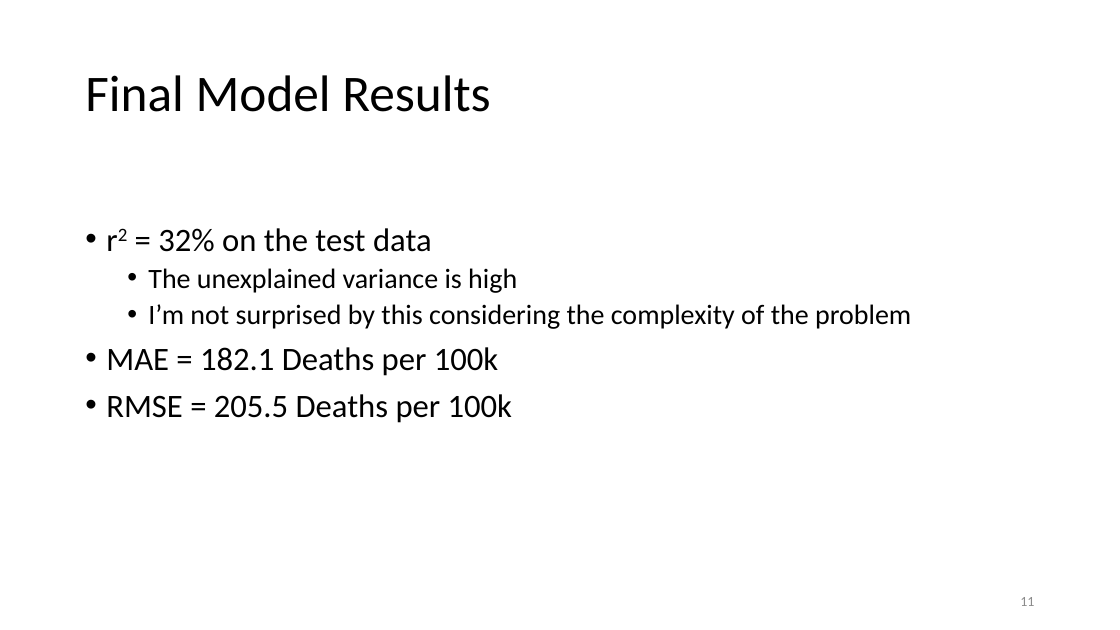
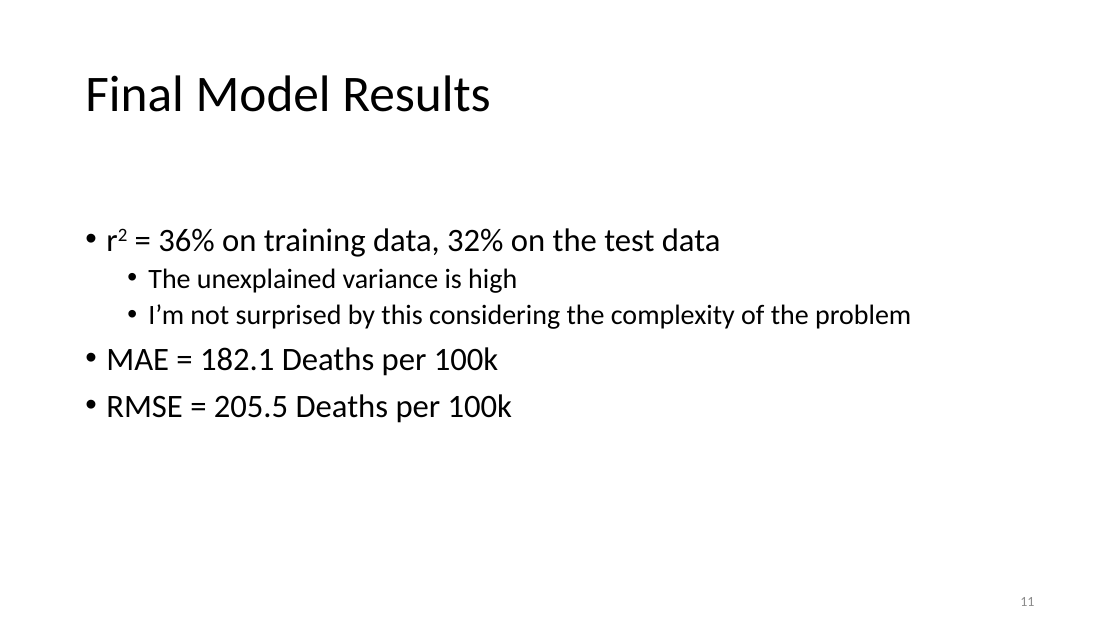
Before and after one commit to nkinnaird/CountyCovidIndexing, a slide deck: slide 11 of Presentation/CovidProjectPresentation.pptx. Drawn at 1120x630 pixels with LibreOffice and Linux fonts; fonts in the diff are those of the drawing. Boxes give left, top, right and bottom in pixels: in the first picture for what was removed or moved away, otherwise in the second. Text is boxed around its words. In the diff, an @@ line names an element or a change of style, - is before the commit and + after.

```diff
--- a/Presentation/CovidProjectPresentation.pptx
+++ b/Presentation/CovidProjectPresentation.pptx
@@ text at (158, 228, 721, 257): text changed @@
-• r2 = 32% on the test data
+• r2 = 36% on training data, 32% on the test data
```
Also in this commit, not shown: 2 other slides changed, 1 other file.
